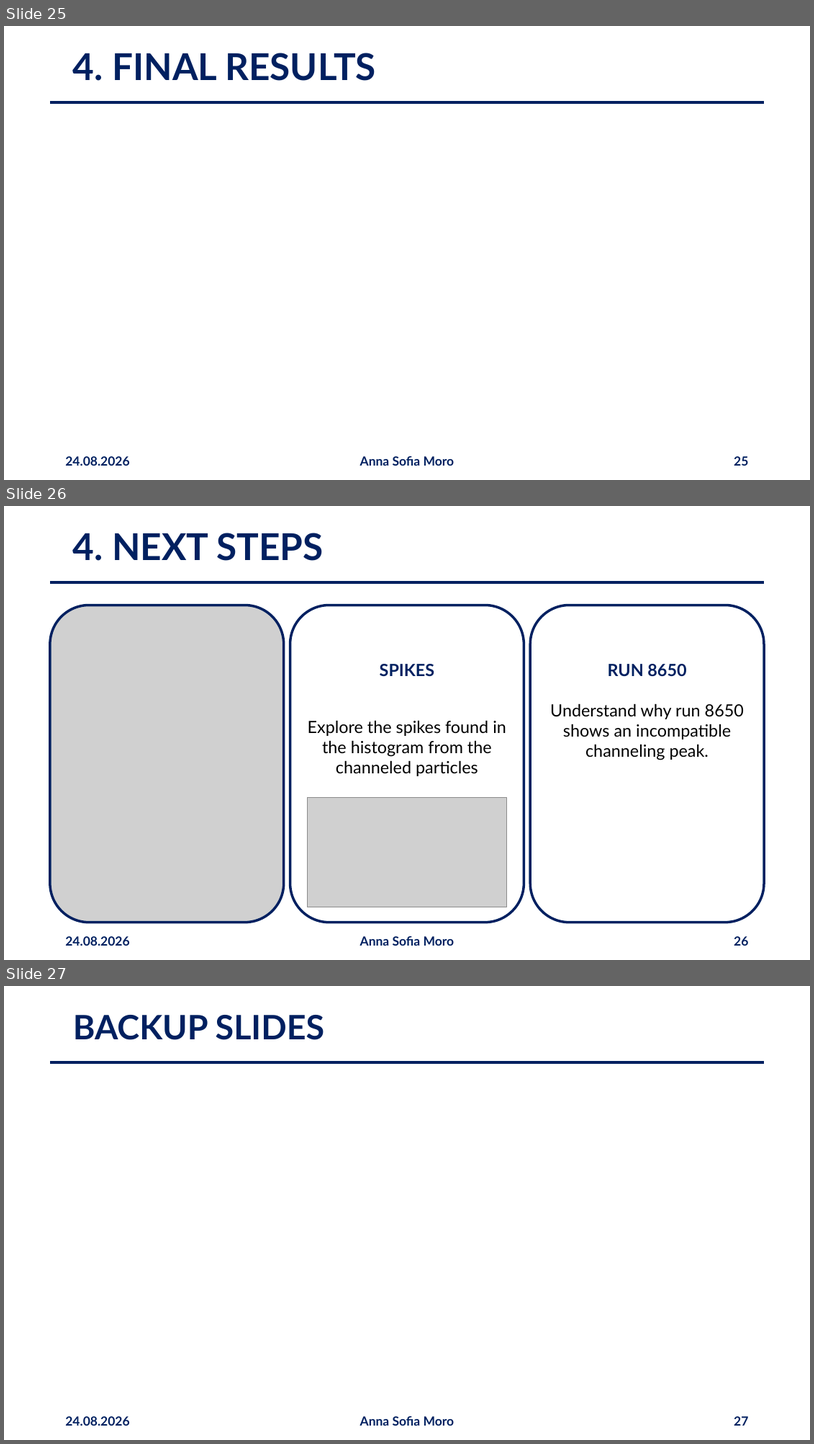
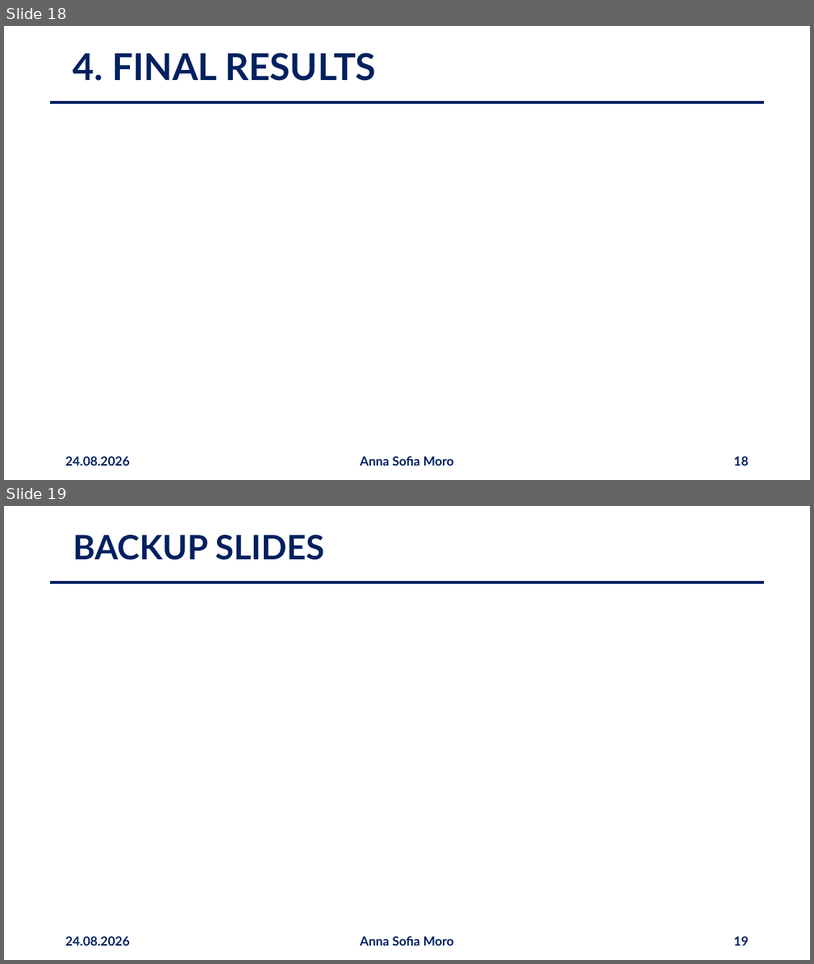
Before and after one commit to annaasofia/tesi, a slide deck: slides/presentazione2408.pptx. Shown one above the other, each under a label of ours: slides 25, 26 and 27 before the commit, slides 18 and 19 after it. The pictures are 814x1444 and 814x964 pixels, drawn with LibreOffice and Linux fonts; fonts in the diff are those of the drawing; grey boxes stand for pictures. Boxes give left, top, right and bottom in pixels: in the first picture for what was removed or moved away, otherwise in the second. Text is boxed around its words. In the diff, an @@ line names an element or a change of style, - is before the commit and + after.

```diff
--- a/slides/presentazione2408.pptx
+++ b/slides/presentazione2408.pptx
@@ slide 26 removed at box(4, 506, 810, 960), background #FFFFFF @@
@@ title removed at box(73, 533, 323, 561) @@
-4. NEXT STEPS
@@ line removed from (50, 582) to (764, 582) @@
@@ picture removed at box(50, 605, 284, 922) @@
@@ rounded rectangle removed at box(290, 605, 525, 922) @@
-SPIKES
-Explore the spikes found in the histogram from the channeled particles
@@ rounded rectangle removed at box(531, 605, 765, 922) @@
-RUN 8650
-Understand why run 8650 shows an incompatible channeling peak.
@@ picture removed at box(308, 798, 507, 907) @@
@@ text removed at box(65, 936, 129, 945) @@
-24.08.2026
@@ text removed at box(360, 936, 455, 945) @@
-Anna Sofia Moro
@@ page number removed at box(734, 936, 748, 945) @@
-26
@@ what was slide 25 is now slide 18 @@
@@ page number at box(734, 456, 748, 465): text changed @@
-25
+18
@@ what was slide 27 is now slide 19 @@
@@ page number at box(734, 936, 748, 945): text changed @@
-27
+19
```
Also in this commit, not shown: 16 slides changed, 1 slide added, 7 other slides removed.
